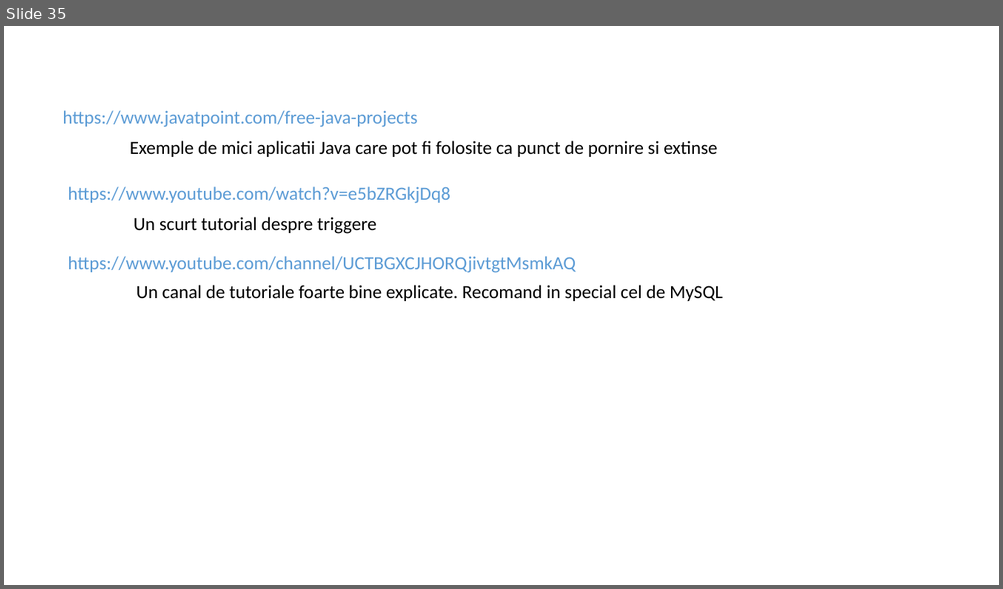
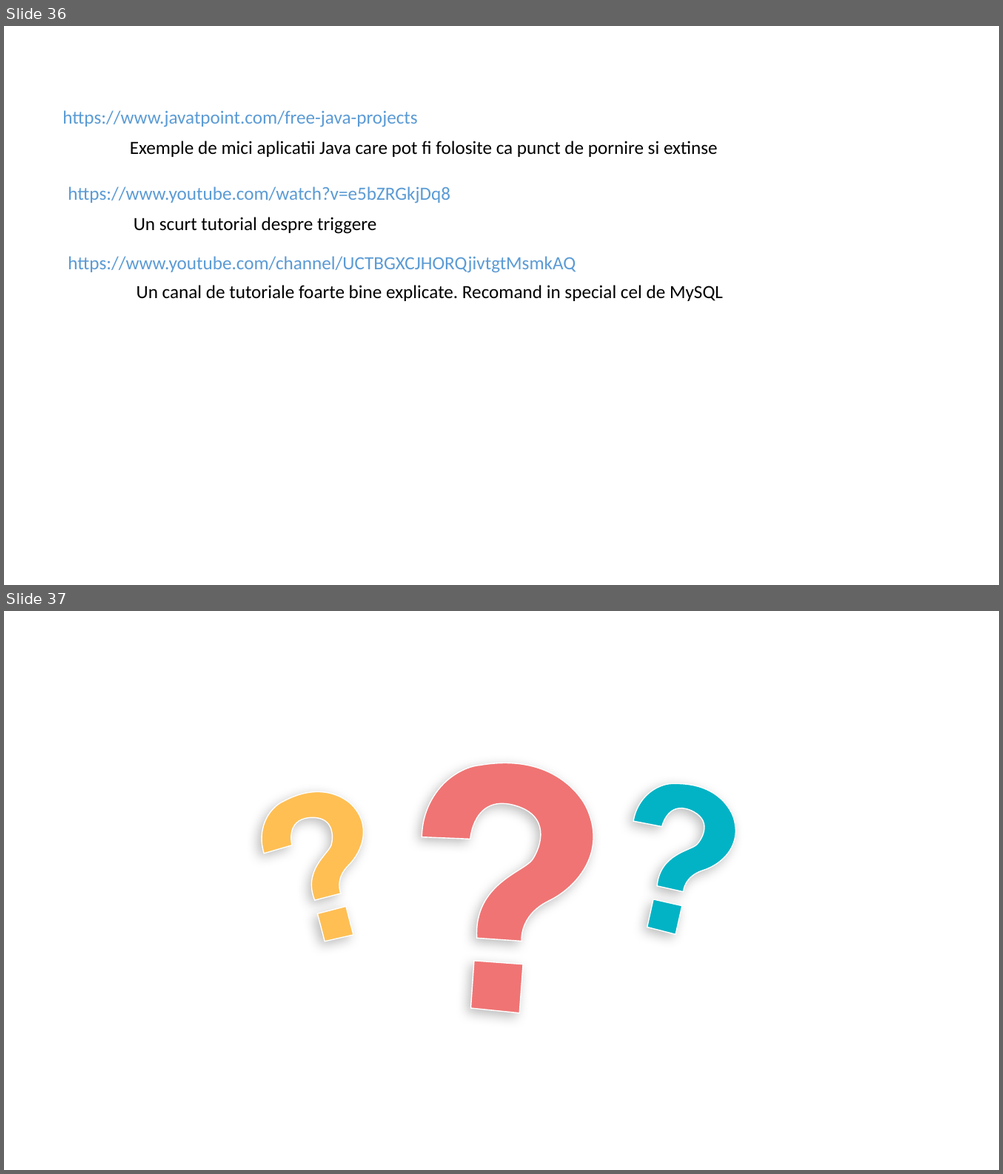
Before and after one commit to lia-ghita/ht, a slide deck: HabitTracker.pptx. Shown one above the other, each under a label of ours: slide 35 before the commit, slides 36 and 37 after it. The pictures are 1003x589 and 1003x1174 pixels, drawn with LibreOffice and Linux fonts; fonts in the diff are those of the drawing; background and template pictures are left out. Boxes give left, top, right and bottom in pixels: in the first picture for what was removed or moved away, otherwise in the second. Text is boxed around its words. In the diff, an @@ line names an element or a change of style, - is before the commit and + after.

```diff
--- a/HabitTracker.pptx
+++ b/HabitTracker.pptx
@@ slide 37 added at box(4, 611, 999, 1170), background picture (left out) @@
@@ freeform shape added at box(383, 709, 637, 973), fill #F07474, outline #FFFFFF 1 pt @@
@@ freeform shape added at box(605, 749, 765, 914), fill #02B3C5, outline #FFFFFF 1 pt @@
@@ freeform shape added at box(253, 772, 377, 906), fill #FFBF53, outline #FFFFFF 1 pt @@
@@ freeform shape added at box(639, 891, 691, 943), fill #02B3C5, outline #FFFFFF 1 pt @@
@@ freeform shape added at box(315, 904, 356, 944), fill #FFBF53, outline #FFFFFF 1 pt @@
@@ freeform shape added at box(456, 945, 538, 1027), fill #F07474, outline #FFFFFF 1 pt @@
@@ what was slide 35 is now slide 36 @@
```
Also in this commit, not shown: 3 slides changed, 1 other slide added, 1 slide removed, 10 other files.
